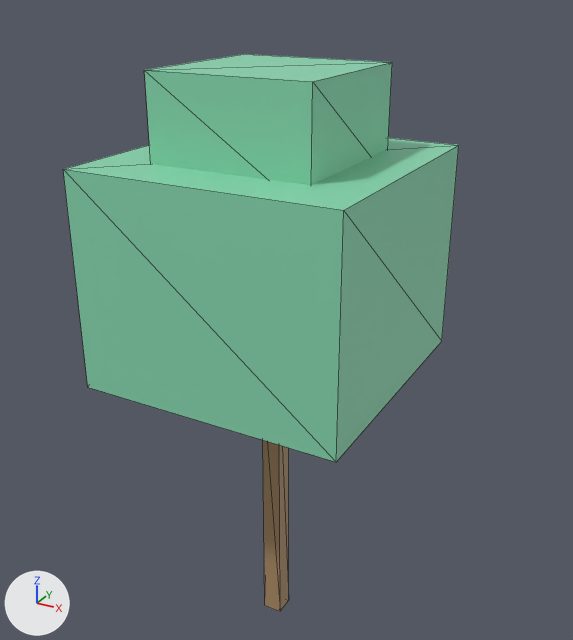
Before and after pictures for a commit that changed the glTF model data/islands/disksaver/glb/Prop_DS_Tree_23.glb.
Camera for both pictures: a camera (50 mm lens) standing at (5.29, -9.26, 10.02) and looking at (0.02, 0.31, 5.24). The lights are fixed; the arrows at lower left show +X, +Y and +Z. The first picture is the older version. Mesh edges are drawn as thin lines. Vertices at exactly the same position are counted once.
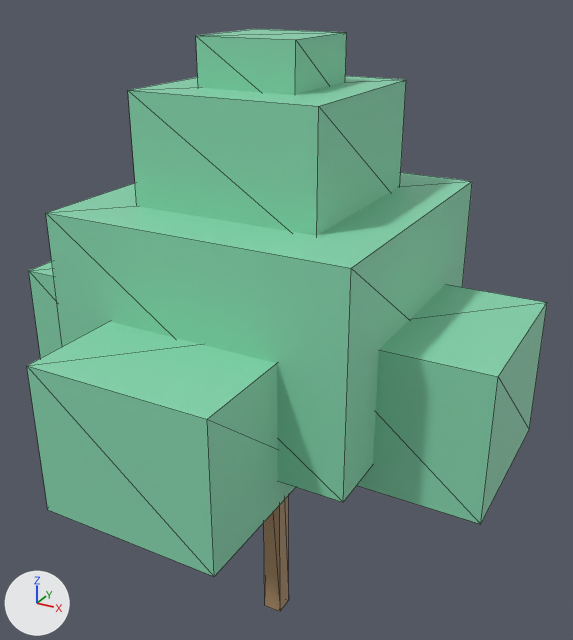
What the commit changed:
me_cube_1484 is used by ob_cube_001; location (0.0, 0.0, 0.0).
me_cube_1484 had 8 vertices, 12 faces and spanned x -1.94..1.94, y -1.94..1.94, z 4.65..7.75.
me_cube_1484 now has 8 vertices, 12 faces and spans x -2.13..2.13, y -2.13..2.13, z 4.26..7.21.
me_cube_1484 part 1: the whole mesh is scaled about its middle by (1.1, 1.1, 0.95), then moved by (0.0, 0.0, -0.46).
me_cube_1485 is used by ob_cube_002; location (0.0, 0.0, 0.0).
me_cube_1485 had 8 vertices, 12 faces and spanned x -1.16..1.16, y -1.16..1.16, z 7.36..8.91.
me_cube_1485 now has 8 vertices, 12 faces and spans x 1.09..3.57, y -1.24..1.24, z 3.88..5.89.
me_cube_1485 part 2: the whole mesh is scaled about its middle by (1.07, 1.07, 1.3), then moved by (2.33, 0.0, -3.25).
Mesh me_cube_1605 is new.
It is a box spanning x -0.698..0.698, y -0.698..0.698, z 8.37..9.3.
It uses material mat_ds_leaf3 (green #88d7b0).
Mesh me_cube_1604 is new.
It is a box spanning x -1.32..1.32, y -1.32..1.32, z 6.98..8.68.
It uses material mat_ds_leaf3 (green #88d7b0).
Mesh me_cube_1603 is new.
It is a box spanning x -1.24..1.24, y -3.56..-1.08, z 3.88..5.89.
It uses material mat_ds_leaf3 (green #88d7b0).
Mesh me_cube_1601 is new.
It is a box spanning x -3.56..-1.08, y -1.24..1.24, z 3.88..5.89.
It uses material mat_ds_leaf3 (green #88d7b0).
Object 'Cube.007' (ob_cube_007) is new; it shows me_cube_1605.
Its location is (0.0, 0.0, 0.0).
Object 'Cube.006' (ob_cube_006) is new; it shows me_cube_1604.
Its location is (0.0, 0.0, 0.0).
Object 'Cube.005' (ob_cube_005) is new; it shows me_cube_1603.
Its location is (0.0, 0.0, 0.0).
Object 'Cube.003' (ob_cube_003) is new; it shows me_cube_1601.
Its location is (0.0, 0.0, 0.0).

Location of each change, (x1, y1, x2, y2) in pixels of the pictures (573 x 640 px):
'Cube.001', moved, rescaled (8% wider): before (63, 138, 459, 462); after (46, 173, 472, 502)
'Cube.002', moved, rescaled: before (144, 54, 392, 185); after (357, 284, 547, 524)
'Cube.005', added (green): after (27, 321, 295, 577)
'Cube.006', added (green): after (128, 76, 406, 236)
'Cube.007', added (green): after (196, 29, 347, 95)
'Cube.003', added (green): after (29, 261, 62, 358)
